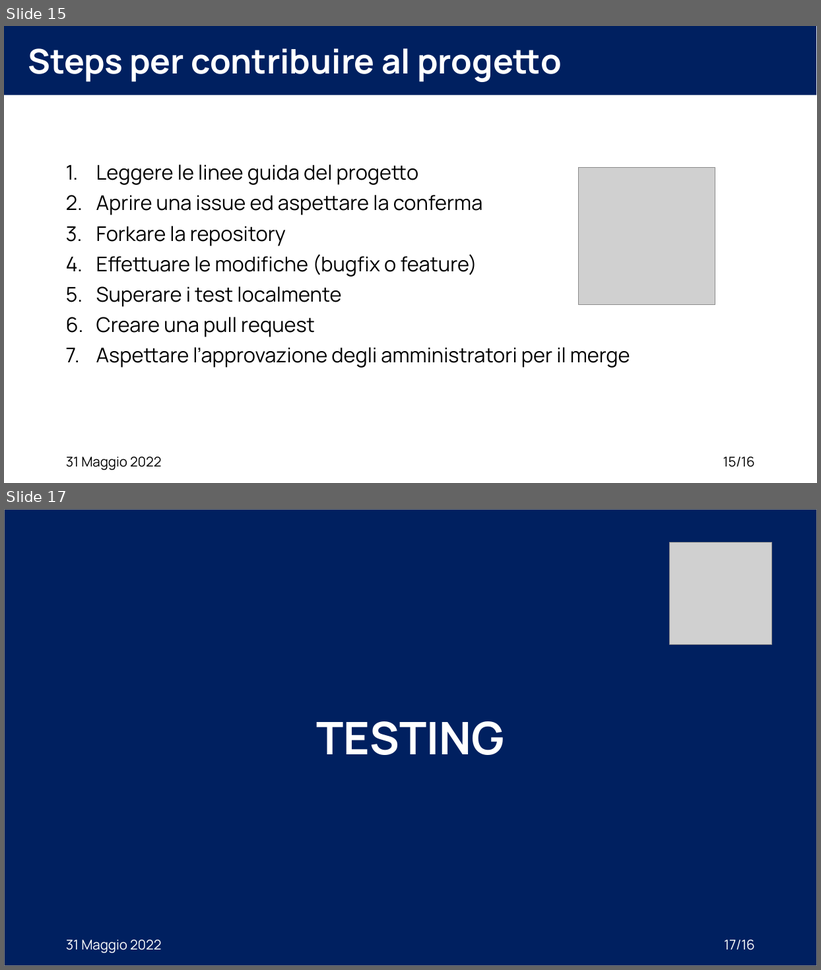
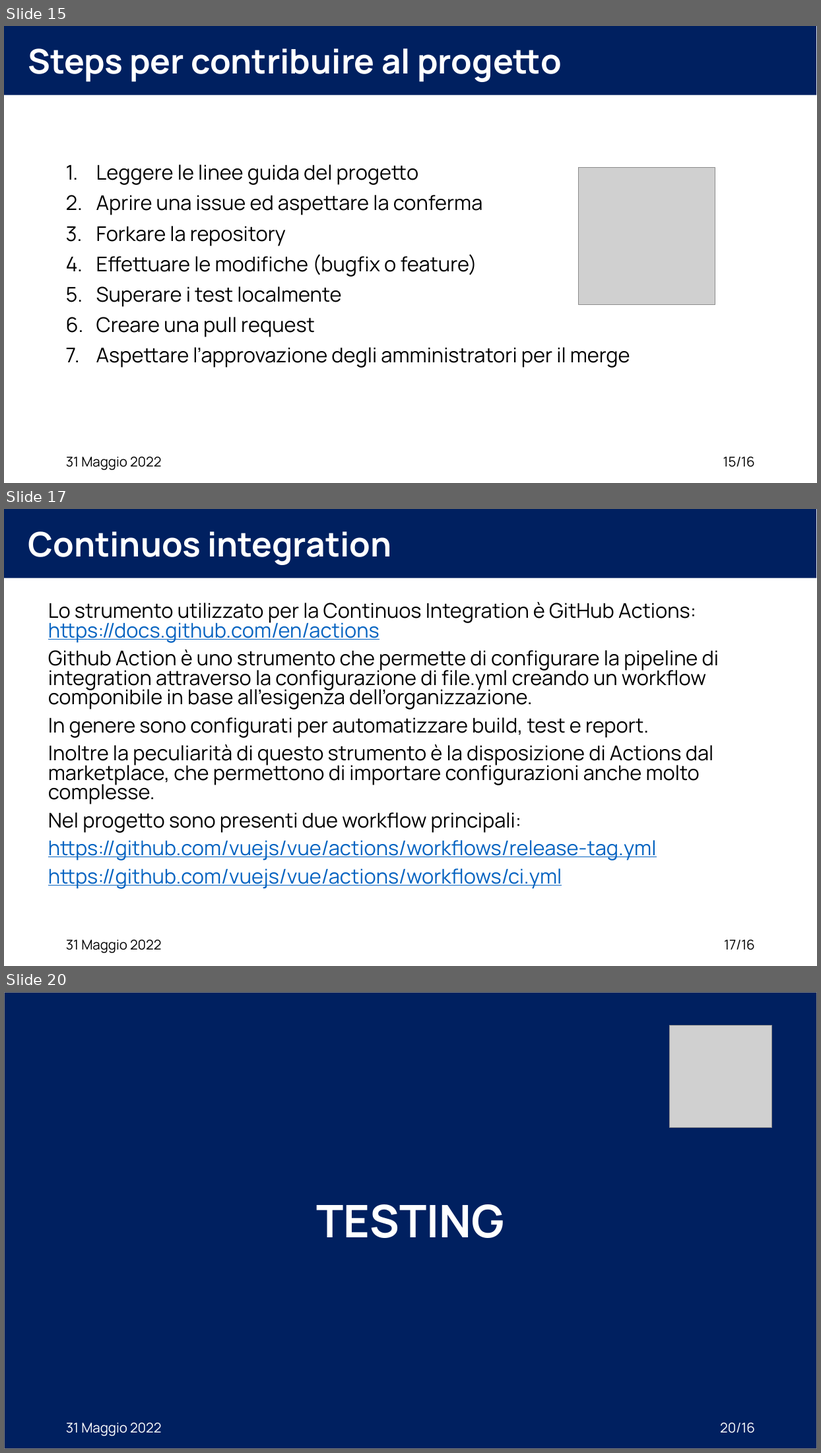
Before and after one commit to XidaZ3/MTSSAssignment3, a slide deck: MTSSAssignment3.pptx. Shown one above the other, each under a label of ours: slides 15 and 17 before the commit, slides 15, 17 and 20 after it; the slides between them are not shown. The pictures are 821x970 and 821x1453 pixels, drawn with LibreOffice and Linux fonts; fonts in the diff are those of the drawing; grey boxes stand for pictures. Boxes give left, top, right and bottom in pixels: in the first picture for what was removed or moved away, otherwise in the second. Text is boxed around its words. In the diff, an @@ line names an element or a change of style, - is before the commit and + after.

Commit message:
ContinuosCISlides

```diff
--- a/MTSSAssignment3.pptx
+++ b/MTSSAssignment3.pptx
@@ slide 17 added at (4,509,817,966), background #FFFFFF @@
@@ rectangle added at (4,509,817,578), fill #002060 @@
@@ title added at (28,531,391,565), 40 pt, text #FFFFFF, bold @@
+Continuos integration
@@ text added at (48,602,719,889), 24 pt, text #000000 @@
+Lo strumento utilizzato per la Continuos Integration è GitHub Actions: https://docs.github.com/en/actions
+Github Action è uno strumento che permette di configurare la pipeline di integration attraverso la configurazione di file.yml creando un workflow componibile in base all’esigenza dell’organizzazione.
+In genere sono configurati per automatizzare build, test e report.
+Inoltre la peculiarità di questo strumento è la disposizione di Actions dal marketplace, che permettono di importare configurazioni anche molto complesse.
+Nel progetto sono presenti due workflow principali:
+https://github.com/vuejs/vue/actions/workflows/release-tag.yml
+https://github.com/vuejs/vue/actions/workflows/ci.yml
@@ text added at (66,940,162,954), 16 pt, text #000000 @@
+31 Maggio 2022
@@ page number added at (724,940,755,951), 16 pt, text #000000 @@
+17/16
@@ what was slide 17 is now slide 20 @@
@@ page number at (720,1423,755,1434): text changed @@
-17/16
+20/16
```
Also in this commit, not shown: 1 slide changed, 2 other slides added, 4 other files.
